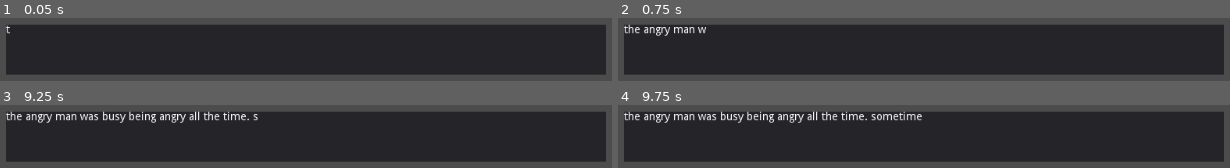
Above: before the commit, frames 1-4 (two rows, left to right).
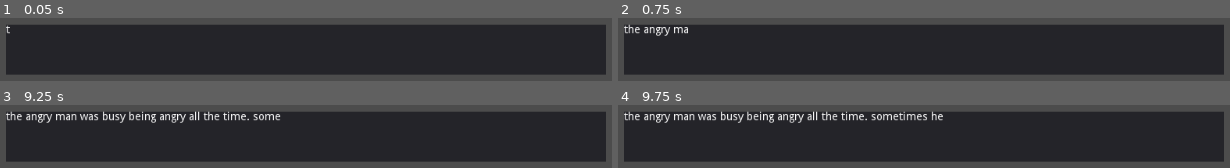
Above: after the commit, the same moments.

Repository: atornity/dialogue-stuff
Game: Godot game, scene res://Scenes/Dialogue.tscn
The game is run twice, just before and just after one commit, with the same random seed, the same clock (stepped at 60 frames per second) and the same inputs.
Inputs:
- Up to frame 1 (0.05 s): no input
- Up to frame 2 (0.75 s): tap Enter at 0.5 s
- Up to frame 3 (9.25 s): tap Space at 1.25, 2.75, 4.25 s; tap Enter at 2, 3.5 s
- Up to frame 4 (9.75 s): no input

Frame 1 is identical in both runs. In frame 2, 0.2% of the frame differs, in the area x 11-15%, y 14-26%; in frame 3, 0.2%, in the area x 42-46%, y 14-26%; in frame 4, 0.2%.

Commit message:
made some minor improvements
like seriously, you won't even notice it

Diff:
--- a/Scripts/Dialogue.gd
+++ b/Scripts/Dialogue.gd
@@ -7,12 +7,13 @@
 ### [pause:10] - stop the dialogue for 10 seconds,
 ### [speed:0.01] - makes the text go all slow like this ... so slow ...
 ### make new ones at the botom of the script
-var text = "[speed:0.2]the angry man was [pause:0.5][speed:0 …(304 unchanged characters)…  secret code at the end[pause:0.3], it's 008492[pause:0.45], you can use it for[pause:0.25] secret doors[pause:0.2] and[pause:0.5] other[0.35] secret[pause:0.4] things"
+var text = "[speed:0.2]the angry man was [pause:0.5][speed:0 …(304 unchanged characters)…  secret code at the end[pause:0.3], it's[speed:0.045] 008492[speed:0.224][pause:0.2], you can use it for[pause:0.25] secret doors[pause:0.2] and[pause:0.5] other[0.45] secret[pause:0.4] things.[pause:3][speed:0.234] you know.[pause:0.7] safes[pause:0.185] and stuff."
 ### above me is the example text, probably replace it and write a system for like, actually advancing the story and stuff
 
-### you actually have to write it like
+### you actually HAVE to write it like
 ### THIS: "hello[pause:1] there!".
-### NOT: "hello [pause:1]there". it seems small but it's a big deal!
+### NOT: "hello [pause:1]there".	it seems small but it's a big deal!
+### THISISFINETHO: "hello[pause:1], there"	commas are fine for some reason.
 
 ### Index of the latest symbol being rendered to the text box :)
 var currentLetter = 0
@@ -46,7 +47,7 @@
 			if c == "]" and p > textPositionInt:	### this means the command is over :)
 				ExecuteCommand(commandString)
 				return p
-				break
+				break	### we don't have to keep looping at this point
 			else:
 				commandString += c
 		p += 1
@@ -63,6 +64,6 @@
 		$Timer.wait_time = 0.01 / float(commandValue)
 		lastWaitTime = $Timer.wait_time
 
-	if command == "pause":
+	if command == "pause" or "delay":
 		lastWaitTime = $Timer.wait_time		### i had to add this for things to work properly
 		$Timer.wait_time = float(commandValue)
